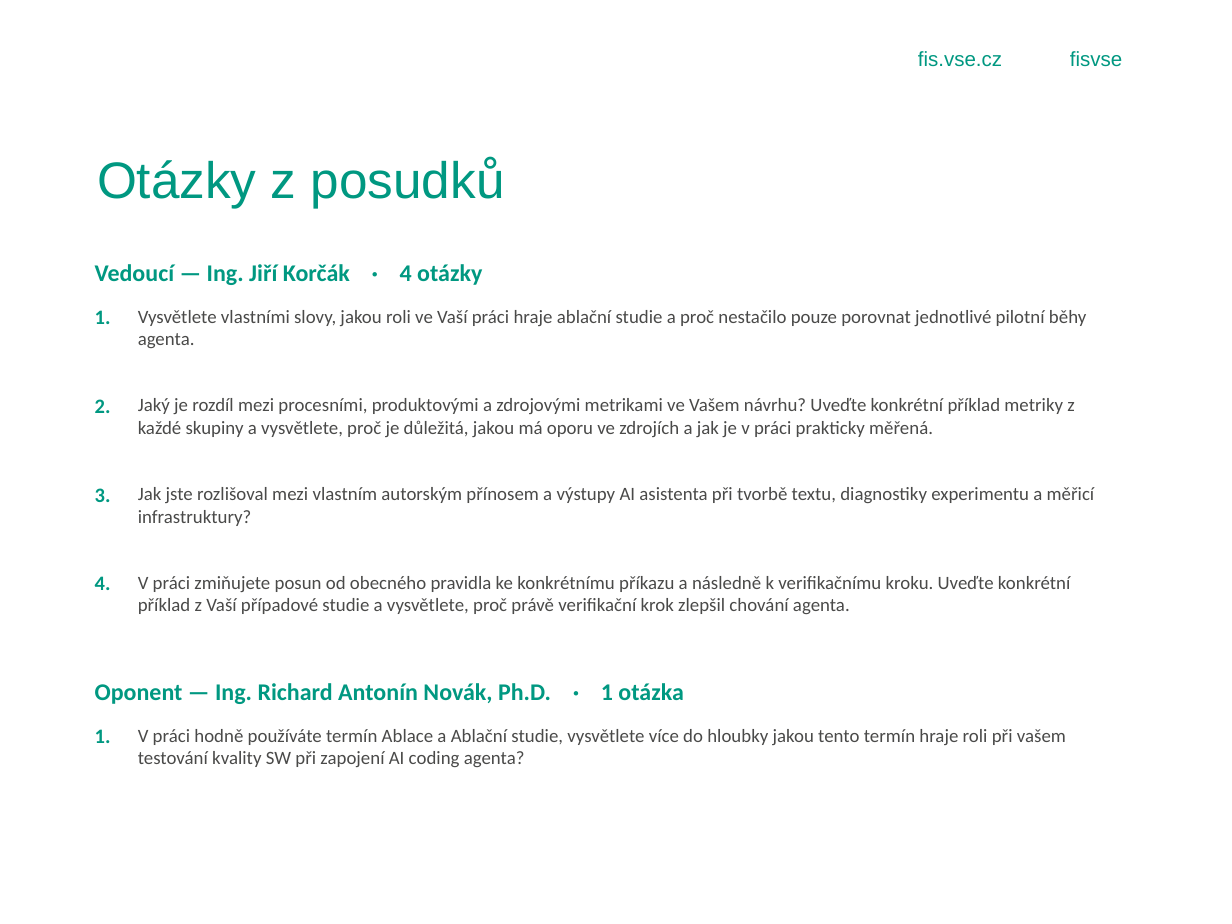
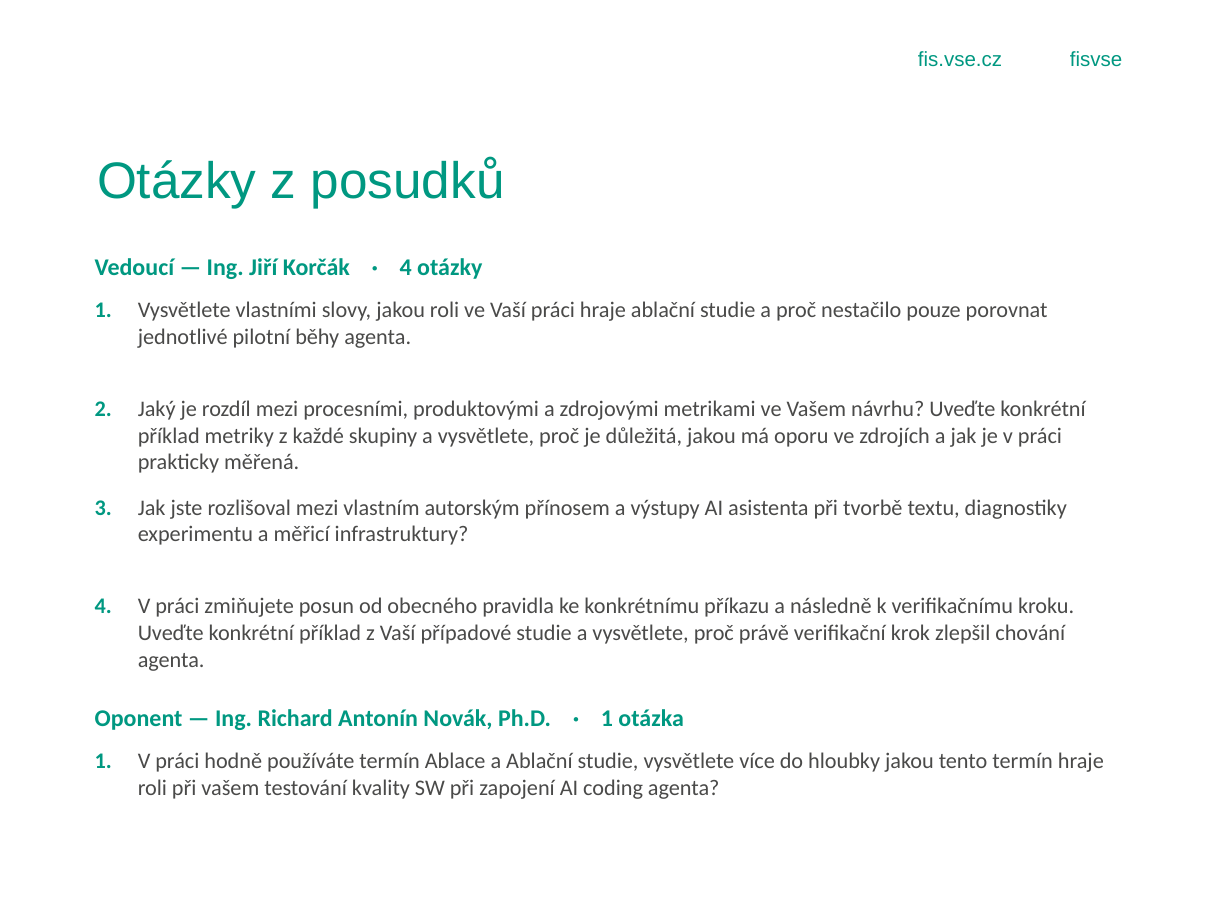
Before and after one commit to 7onc3k/Bakalarka, a slide deck: slide 9 of presentation/work/obhajoba-draft-v1.pptx. Drawn at 1232x924 pixels with LibreOffice and Linux fonts; fonts in the diff are those of the drawing; background and template pictures are left out. Boxes give left, top, right and bottom in pixels: in the first picture for what was removed or moved away, otherwise in the second. Text is boxed around its words. In the diff, an @@ line names an element or a change of style, - is before the commit and + after.

```diff
--- a/presentation/work/obhajoba-draft-v1.pptx
+++ b/presentation/work/obhajoba-draft-v1.pptx
@@ text "Vedoucí — Ing. Jiří Korčák ...": place and size @@
-text "Vedoucí — Ing. Jiří Korčák ..." at bbox=[95, 264, 482, 285]
+text "Vedoucí — Ing. Jiří Korčák ..." at bbox=[95, 258, 482, 279]
@@ text "1.": place and size @@
-text "1." at bbox=[95, 310, 111, 324]
+text "1." at bbox=[95, 302, 112, 317]
@@ text "Vysvětlete vlastními slovy, jakou roli ...": place and size @@
-text "Vysvětlete vlastními slovy, jakou roli ..." at bbox=[138, 310, 1086, 348]
+text "Vysvětlete vlastními slovy, jakou roli ..." at bbox=[138, 301, 1048, 348]
@@ text "3.": place and size @@
-text "3." at bbox=[95, 488, 111, 502]
+text "3." at bbox=[95, 500, 112, 515]
@@ text "Jak jste rozlišoval mezi vlastním ...": place and size @@
-text "Jak jste rozlišoval mezi vlastním ..." at bbox=[138, 487, 1095, 526]
+text "Jak jste rozlišoval mezi vlastním ..." at bbox=[138, 499, 1067, 545]
@@ size 12 to 13 pt in 5 elements at bbox=[95, 302, 112, 317], bbox=[95, 401, 112, 416], bbox=[95, 500, 112, 515], bbox=[95, 753, 112, 768], bbox=[95, 598, 112, 613] @@
@@ text "4.": place and size @@
-text "4." at bbox=[95, 576, 111, 590]
+text "4." at bbox=[95, 598, 112, 613]
@@ size 11 to 13 pt in 5 elements at bbox=[138, 301, 1048, 348], bbox=[138, 400, 1085, 473], bbox=[138, 499, 1067, 545], bbox=[138, 752, 1104, 799], bbox=[138, 597, 1074, 671] @@
@@ text "V práci zmiňujete posun od ...": place and size @@
-text "V práci zmiňujete posun od ..." at bbox=[138, 576, 1070, 614]
+text "V práci zmiňujete posun od ..." at bbox=[138, 597, 1074, 671]
@@ text "Oponent — Ing. Richard Antonín ...": place and size @@
-text "Oponent — Ing. Richard Antonín ..." at bbox=[95, 683, 683, 704]
+text "Oponent — Ing. Richard Antonín ..." at bbox=[95, 709, 683, 730]
@@ text "1.": place and size @@
-text "1." at bbox=[95, 729, 111, 743]
+text "1." at bbox=[95, 753, 112, 768]
@@ text "V práci hodně používáte termín ...": place and size @@
-text "V práci hodně používáte termín ..." at bbox=[138, 729, 1066, 767]
+text "V práci hodně používáte termín ..." at bbox=[138, 752, 1104, 799]
```
Also in this commit, not shown: 3 other files.
